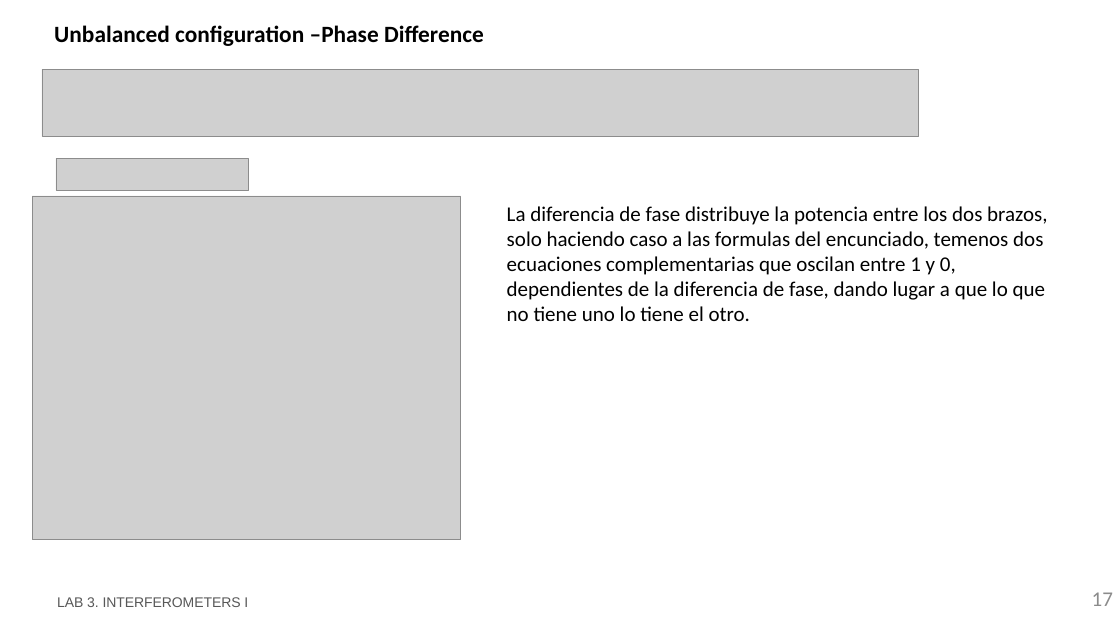
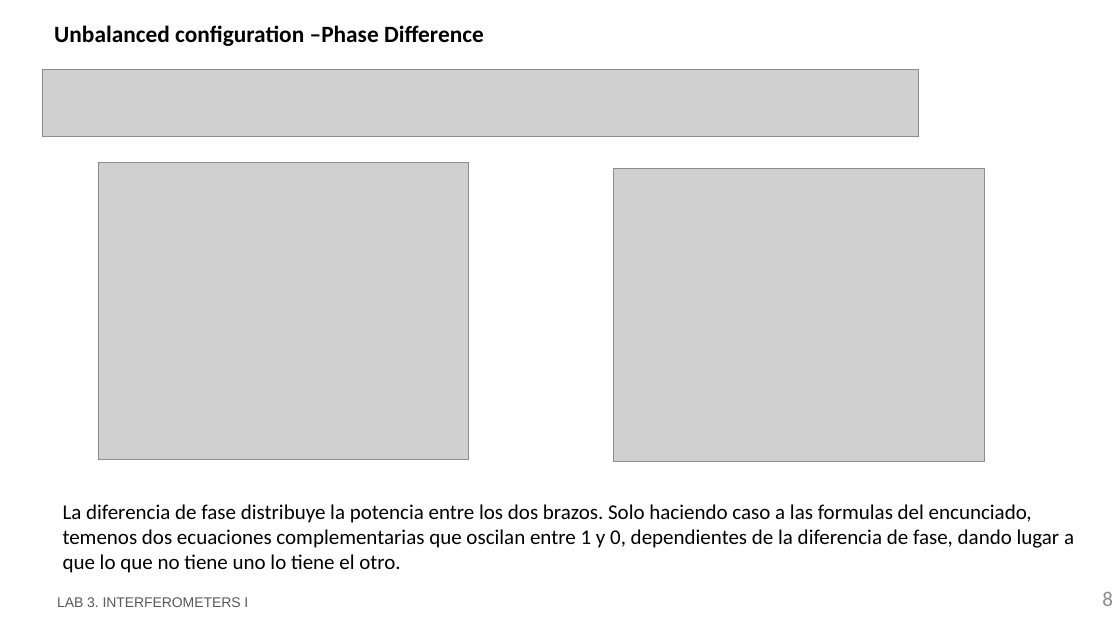
Before and after one commit to RobertoFernandezSevilla/pic-upv-lab3, a slide deck: slide 8 of LabBook_3.pptx (slide 17 before the commit). Drawn at 1120x630 pixels with LibreOffice and Linux fonts; fonts in the diff are those of the drawing; grey boxes stand for pictures; background and template pictures are left out. Boxes give left, top, right and bottom in pixels: in the first picture for what was removed or moved away, otherwise in the second. Text is boxed around its words. In the diff, an @@ line names an element or a change of style, - is before the commit and + after.

```diff
--- a/LabBook_3.pptx
+++ b/LabBook_3.pptx
@@ picture removed at (x1=56, y1=159, x2=249, y2=191) @@
@@ picture resized from (x1=32, y1=196, x2=460, y2=539) to (x1=98, y1=162, x2=470, y2=460) @@
@@ picture added at (x1=613, y1=169, x2=985, y2=462) @@
@@ text at (x1=63, y1=504, x2=1074, y2=573): text changed @@
-La diferencia de fase distribuye la potencia entre los dos brazos, solo haciendo caso a las formulas del encunciado, temenos dos ecuaciones complementarias que oscilan entre 1 y 0, dependientes de la diferencia de fase, dando lugar a que lo que no tiene uno lo tiene el otro.
+La diferencia de fase distribuye la potencia entre los dos brazos. Solo haciendo caso a las formulas del encunciado, temenos dos ecuaciones complementarias que oscilan entre 1 y 0, dependientes de la diferencia de fase, dando lugar a que lo que no tiene uno lo tiene el otro.
@@ page number at (x1=1102, y1=592, x2=1113, y2=606): text changed @@
-17
+8
```
Also in this commit, not shown: 10 other slides changed, 4 slides added, 10 slides removed, 1 other file.
